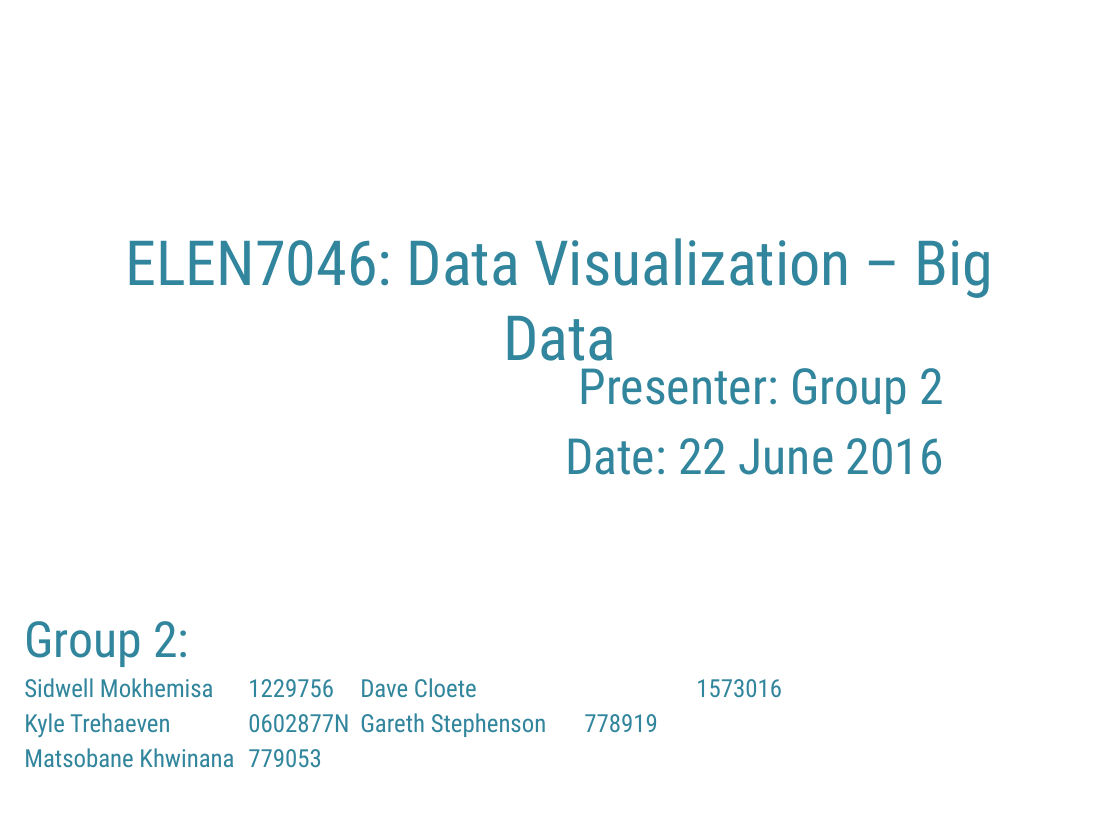
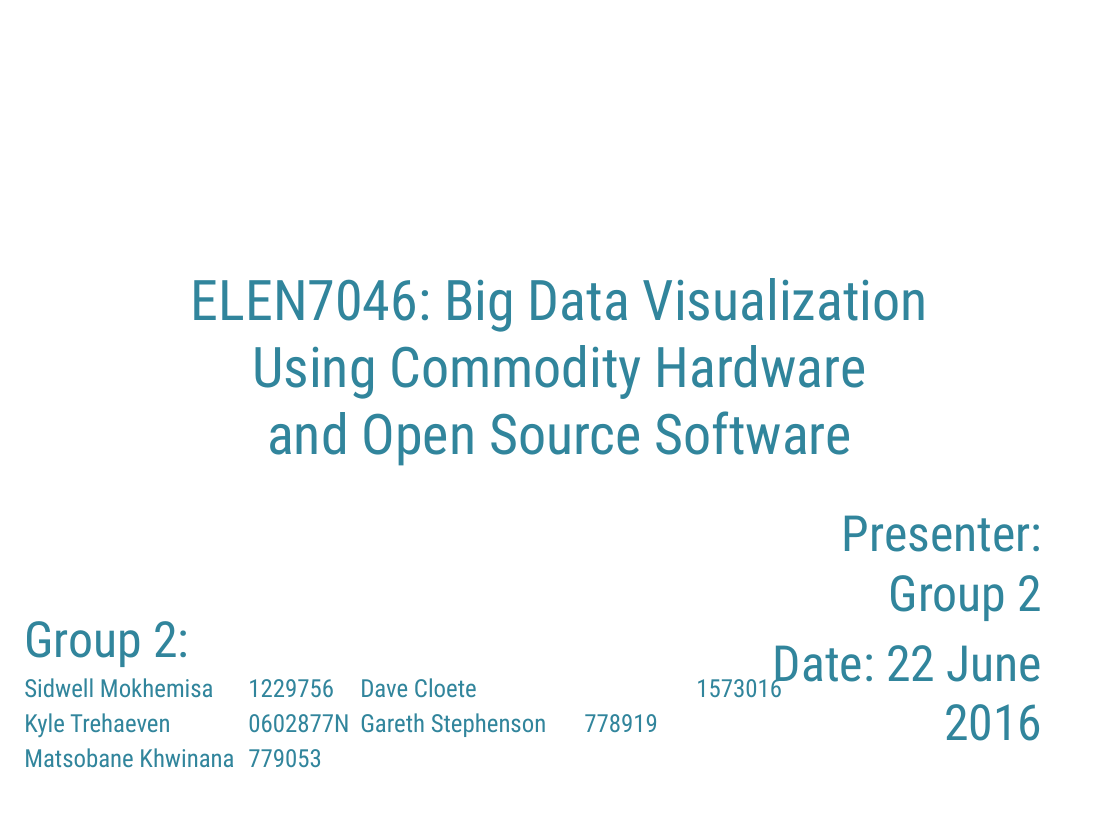
Before and after one commit to garethstephenson/ELEN7046_Group2_2016, a slide deck: slide 1 of documentation/ELEN7046 Group 2 - Group Presention.pptx. Drawn at 1120x840 pixels with LibreOffice and Linux fonts; fonts in the diff are those of the drawing; background and template pictures are left out. Boxes give left, top, right and bottom in pixels: in the first picture for what was removed or moved away, otherwise in the second. Text is boxed around its words. In the diff, an @@ line names an element or a change of style, - is before the commit and + after.

```diff
--- a/documentation/ELEN7046 Group 2 - Group Presention.pptx
+++ b/documentation/ELEN7046 Group 2 - Group Presention.pptx
@@ title at <box>191,278,928,466</box>: text changed; size 40 to 36 pt @@
-ELEN7046: Data Visualization – Big Data
+ELEN7046: Big Data Visualization
+Using Commodity Hardware
+and Open Source Software
@@ subtitle "Presenter: Group 2" rewrapped from <box>565,359,944,475</box> to <box>773,515,1043,741</box> @@
```
Also in this commit, not shown: 10 other slides changed, 11 slides added, 2 slides removed.
